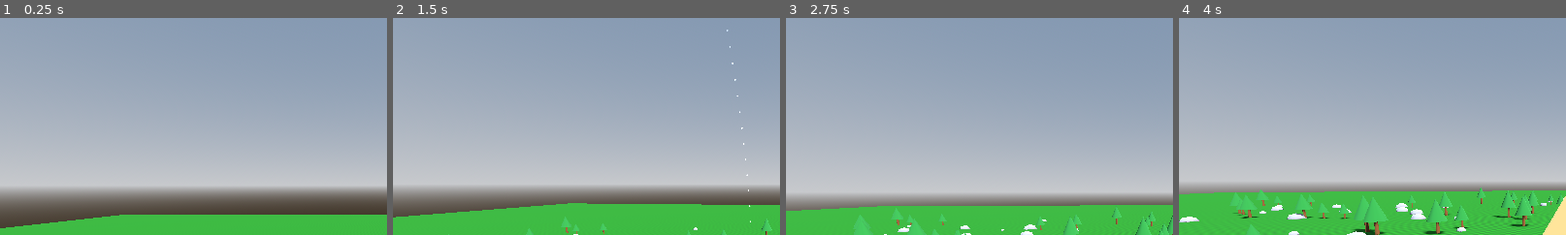
Above: before the commit, frames 1-4 (left to right).
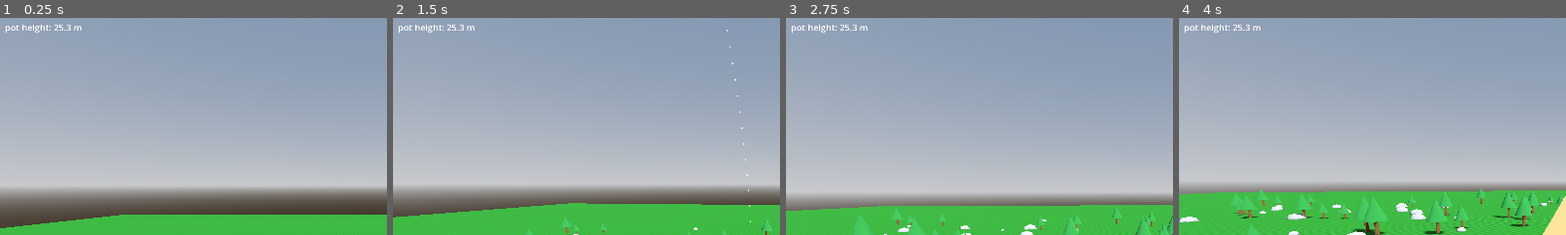
Above: after the commit, the same moments.

Repository: westonkelliher/glider
Game: Godot game, scene res://scenes/main.tscn
Same seed, same stepped clock (60 frames per second), same inputs: the game is played once before the commit and once after it.
Inputs (mouse positions are % of the whole screen's width and height, from its top left):
- Up to frame 1 (0.25 s): no input
- Up to frame 2 (1.5 s): move the mouse to (55, 50) at 0.52 s; hold Shift (air_roll) 0.53-1.28 s; hold W (move_forward) from 0.53 s (still down); move the mouse to (45, 50) at 1.27 s; tap Shift (air_roll) at 1.35 s
- Up to frame 3 (2.75 s): keep holding W (move_forward); move the mouse to (52, 48) at 2.02 s; hold Shift (air_roll) from 2.03 s (still down)
- Up to frame 4 (4 s): keep holding W (move_forward); move the mouse to (49, 52) at 2.77 s; release Shift (air_roll) at 2.78 s; tap Shift (air_roll) at 2.85 s; move the mouse to (57, 51) at 3.52 s; hold Shift (air_roll) from 3.53 s (still down)
The pictures show only the part of the screen within x 0-50%, y 0-50%; the shares and areas given below are measured in that part.

The runs differ from the first frame. In frame 1, 0.2% of the frame differs, in the area x 1-22%, y 3-7%; in frame 2, 0.2%; in frame 3, 0.2%; in frame 4, 0.2%.

Commit message:
HUD: show pot height (0.1 m) top-left, built in code
Co-Authored-By: Claude Opus 4.8 <noreply@anthropic.com>

Diff:
--- a/scripts/glider_body.gd
+++ b/scripts/glider_body.gd
@@ -29,6 +29,7 @@
 
 ## Pot Height
 var pot_height := 0.0
+var _pot_label: Label
 const PH_MARGIN := 0.1
 #const POT_SPEED_CATCHUP := 20.0 # meters/s^2
 const POT_SPEED_CATCHUP_MULT := 2.0
@@ -37,6 +38,16 @@
 ## Pot Height Equation:
 # v1 at h1,ph1 allows us to get to ph1 under g deceleration:
 # dH = v1
+
+
+func _ready() -> void:
+	# Top-left HUD readout, built in code so no scene edit is needed.
+	var layer := CanvasLayer.new()
+	add_child(layer)
+	_pot_label = Label.new()
+	_pot_label.position = Vector2(12, 8)
+	_pot_label.add_theme_font_size_override("font_size", 22)
+	layer.add_child(_pot_label)
 
 
 func _physics_process(delta: float) -> void:
@@ -79,6 +90,8 @@
 	## velocity
 	velocity = new_velocity
 
+	_pot_label.text = "pot height: %.1f m" % pot_height
+
 
 	#var speed := 0.0
 	#if d_h < PH_MARGIN:
